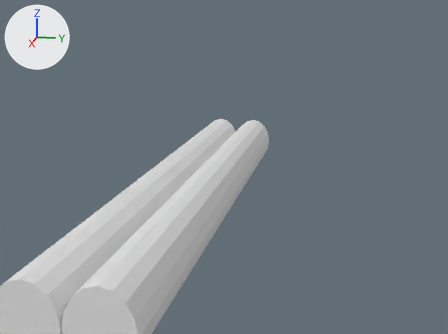
Two versions of the Blender file Toys/10Min_mine/2024_10/1010_CarvingHole.blend, one commit apart.
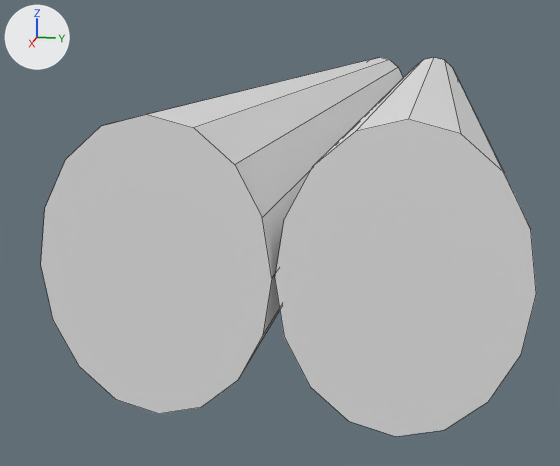
There are two pictures of each version: one whole from a 50 mm lens placed at (3.86, 1.49, 2.4), pointed at (-1.79, 0.36, 0.99), one close up from a 50 mm lens placed at (2.28, 0.27, 1.12), pointed at (1.07, 0.03, 0.82). The axes (+X, +Y, +Z) are drawn at upper left. The lights are the same throughout. The close-ups show mesh edges as thin lines. The same objects are shown in both versions, whatever each file hides.
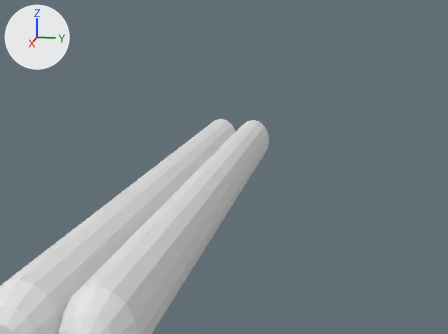
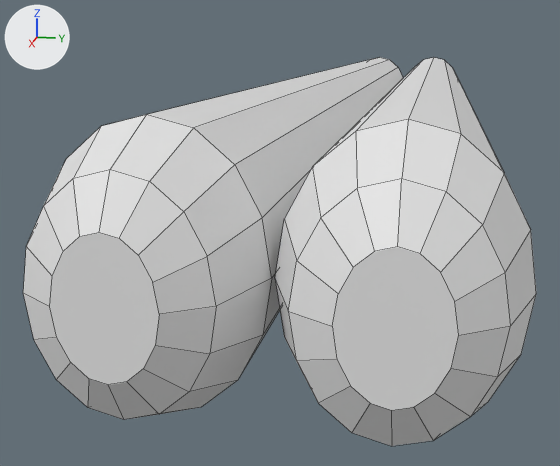
Commit message: Hole polishing

ob_cube is not drawn itself; it is used by a modifier of ob_cylinder.

What changed in the scene script:
```text
Add me_cylinder_001:
    me_cylinder_001.from_pydata(...)  # 48 vertices, 34 faces; spans x 1.099..1.342, y -0.272..0.222, z -0.285..0.285
Change ob_cube:
    remove _m = ob_cube.modifiers.new('Boolean', 'BOOLEAN')
    remove _m.object = ob_cylinder
Add ob_barrelconnected:
    ob_barrelconnected = bpy.data.objects.new('BarrelConnected', me_cylinder_001)
    ob_barrelconnected.location = (0.0, -0.202, 0.712)
    ob_barrelconnected.scale = (0.9, 0.9, 1.0)
    _m = ob_barrelconnected.modifiers.new('Mirror', 'MIRROR')
    _m.use_axis = (False, True, False)
    _m.mirror_object = ob_cube
```

Pixel boxes [x1, y1, x2, y2] of what changed, in the close-ups (560 x 466 px):
'Cylinder', modifiers changed
    before: [41, 57, 536, 436]
    after: [147, 57, 504, 376]
'BarrelConnected', added
    after: [23, 114, 536, 446]
